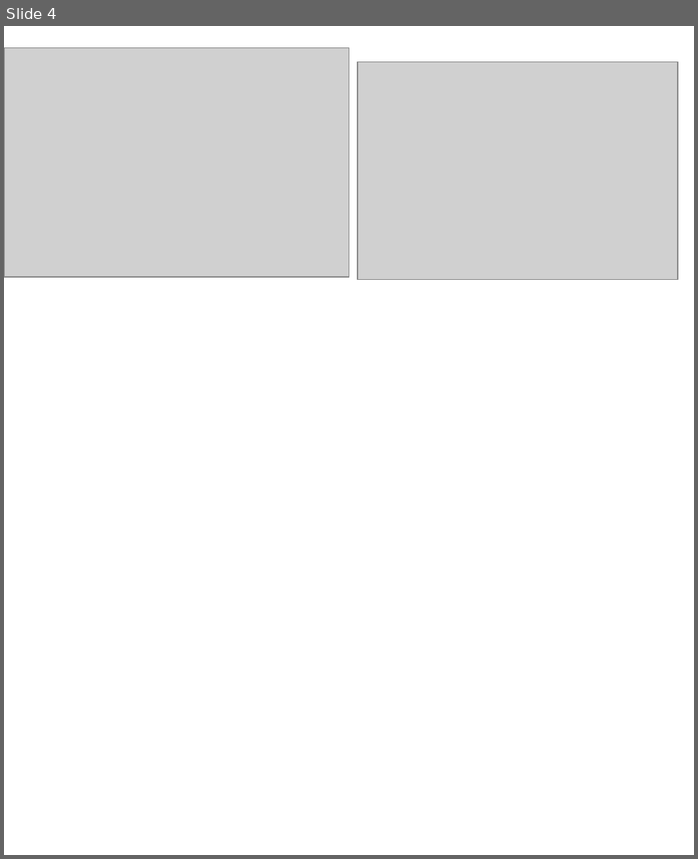
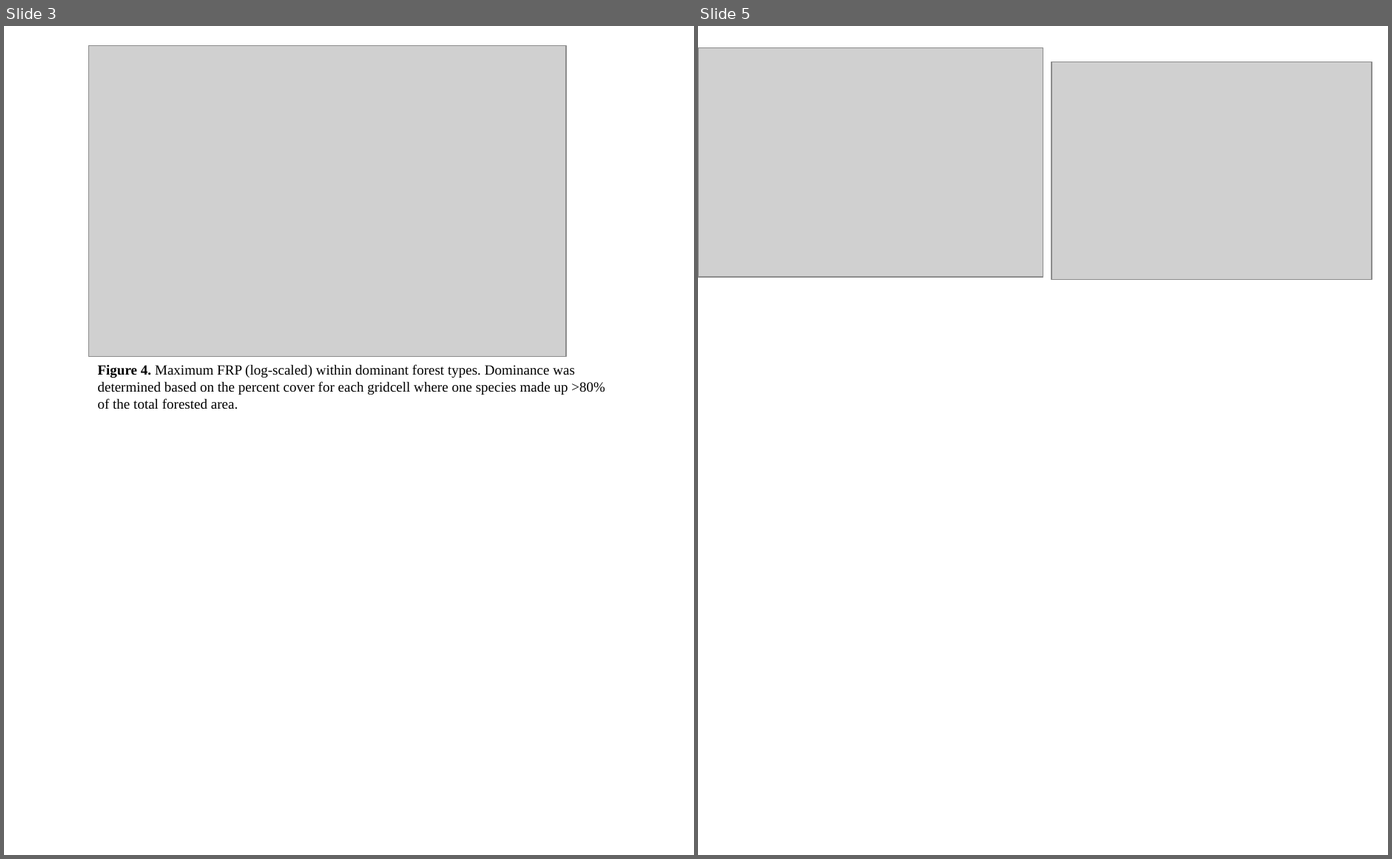
Before and after one commit to natshoff/aspen-fire-fork, a slide deck: Aim2/figures/figure_arrangement.pptx. Shown side by side, each under a label of ours: slide 4 before the commit, slides 3 and 5 after it; the slides between them are not shown. The pictures are 698x859 and 1392x859 pixels, drawn with LibreOffice and Linux fonts; fonts in the diff are those of the drawing; grey boxes stand for pictures. Boxes give left, top, right and bottom in pixels: in the first picture for what was removed or moved away, otherwise in the second. Text is boxed around its words. In the diff, an @@ line names an element or a change of style, - is before the commit and + after.

Commit message:
Updates to figures, model for co-occurrence

```diff
--- a/Aim2/figures/figure_arrangement.pptx
+++ b/Aim2/figures/figure_arrangement.pptx
@@ slide 3 added at <box>4,26,694,855</box>, background #FFFFFF @@
@@ picture added at <box>88,45,566,357</box> @@
@@ text added at <box>98,364,606,409</box>, 11 pt, text #000000 @@
+Figure 4. Maximum FRP (log-scaled) within dominant forest types. Dominance was determined based on the percent cover for each gridcell where one species made up >80% of the total forested area.
@@ what was slide 4 is now slide 5 @@
```
Also in this commit, not shown: 1 slide changed, 2 other slides added, 2 slides removed, 23 other files.
